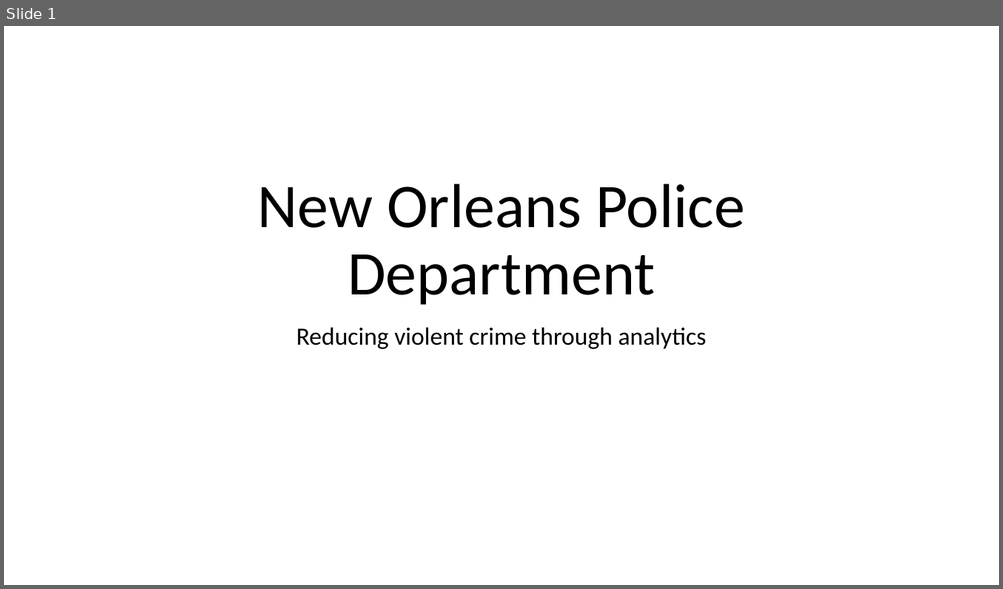
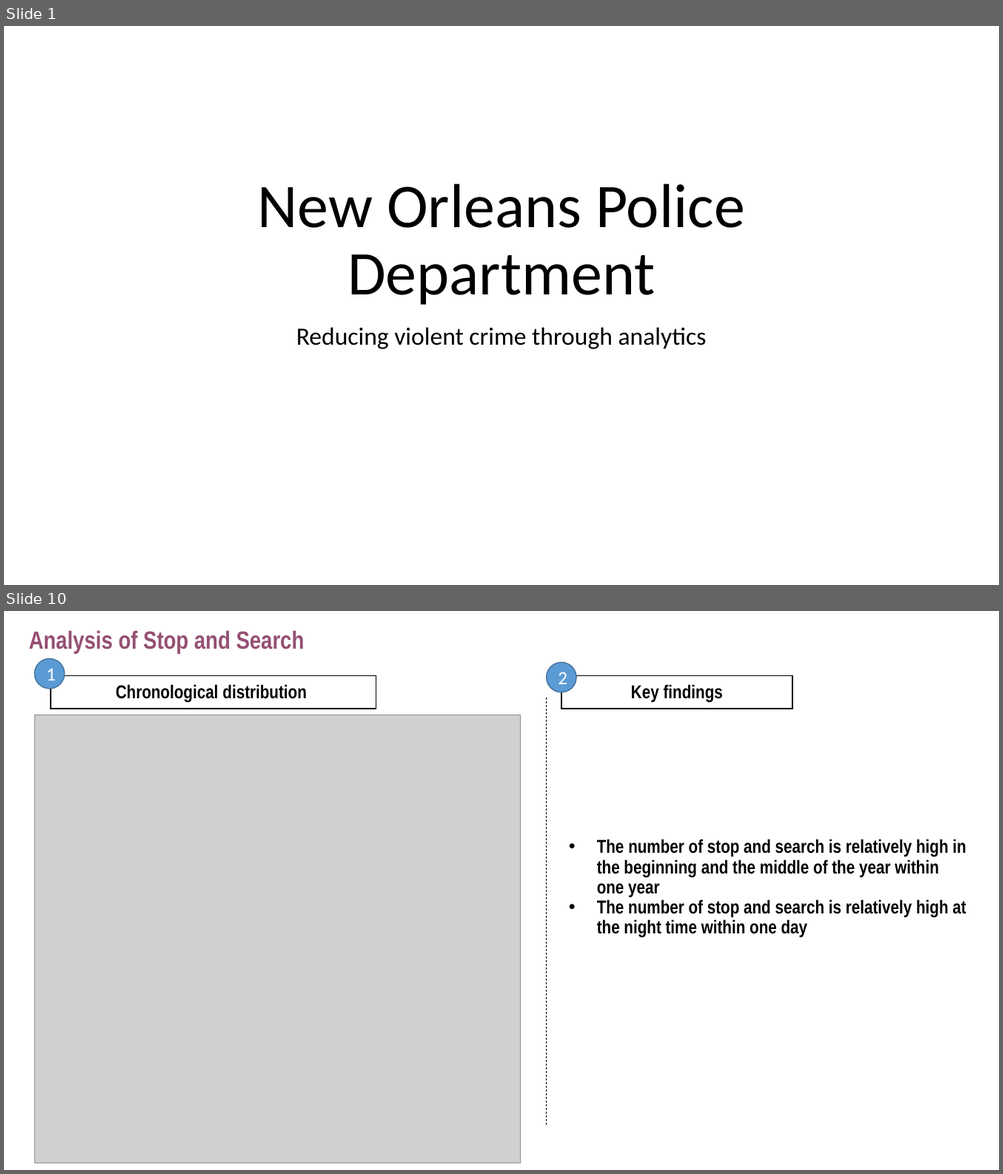
Before and after one commit to nikhilba/NOLA, a slide deck: Presentation/NOLA_Midterm_Presentation.pptx. Shown one above the other, each under a label of ours: slide 1 before the commit, slides 1 and 10 after it; the slides between them are not shown. The pictures are 1003x589 and 1003x1174 pixels, drawn with LibreOffice and Linux fonts; fonts in the diff are those of the drawing; grey boxes stand for pictures. Boxes give left, top, right and bottom in pixels: in the first picture for what was removed or moved away, otherwise in the second. Text is boxed around its words. In the diff, an @@ line names an element or a change of style, - is before the commit and + after.

```diff
--- a/Presentation/NOLA_Midterm_Presentation.pptx
+++ b/Presentation/NOLA_Midterm_Presentation.pptx
@@ slide 10 added at box(4, 611, 999, 1170), background #FFFFFF @@
@@ title added at box(29, 630, 304, 654), 24 pt, text #954F72, bold @@
+Analysis of Stop and Search
@@ ellipse added at box(34, 659, 65, 689), fill #5B9BD5, outline #43739E 1 pt, 18 pt, text #FFFFFF @@
+1
@@ rectangle added at box(51, 676, 376, 709), fill #FFFFFF, outline #000000 1 pt, 18 pt, text #000000, bold @@
+Chronological distribution
@@ ellipse added at box(546, 663, 576, 692), fill #5B9BD5, outline #43739E 1 pt, 18 pt, text #FFFFFF @@
+2
@@ rectangle added at box(561, 676, 793, 709), fill #FFFFFF, outline #000000 1 pt, 18 pt, text #000000, bold @@
+Key findings
@@ line added from (546, 698) to (546, 1127), #000000 0.5 pt dashed @@
@@ picture added at box(34, 715, 521, 1164) @@
@@ text added at box(597, 839, 965, 938), 18 pt, text #000000, bold @@
+• The number of stop and search is relatively high in the beginning and the middle of the year within one year
+• The number of stop and search is relatively high at the night time within one day
```
Also in this commit, not shown: 1 slide changed, 8 other slides added.
